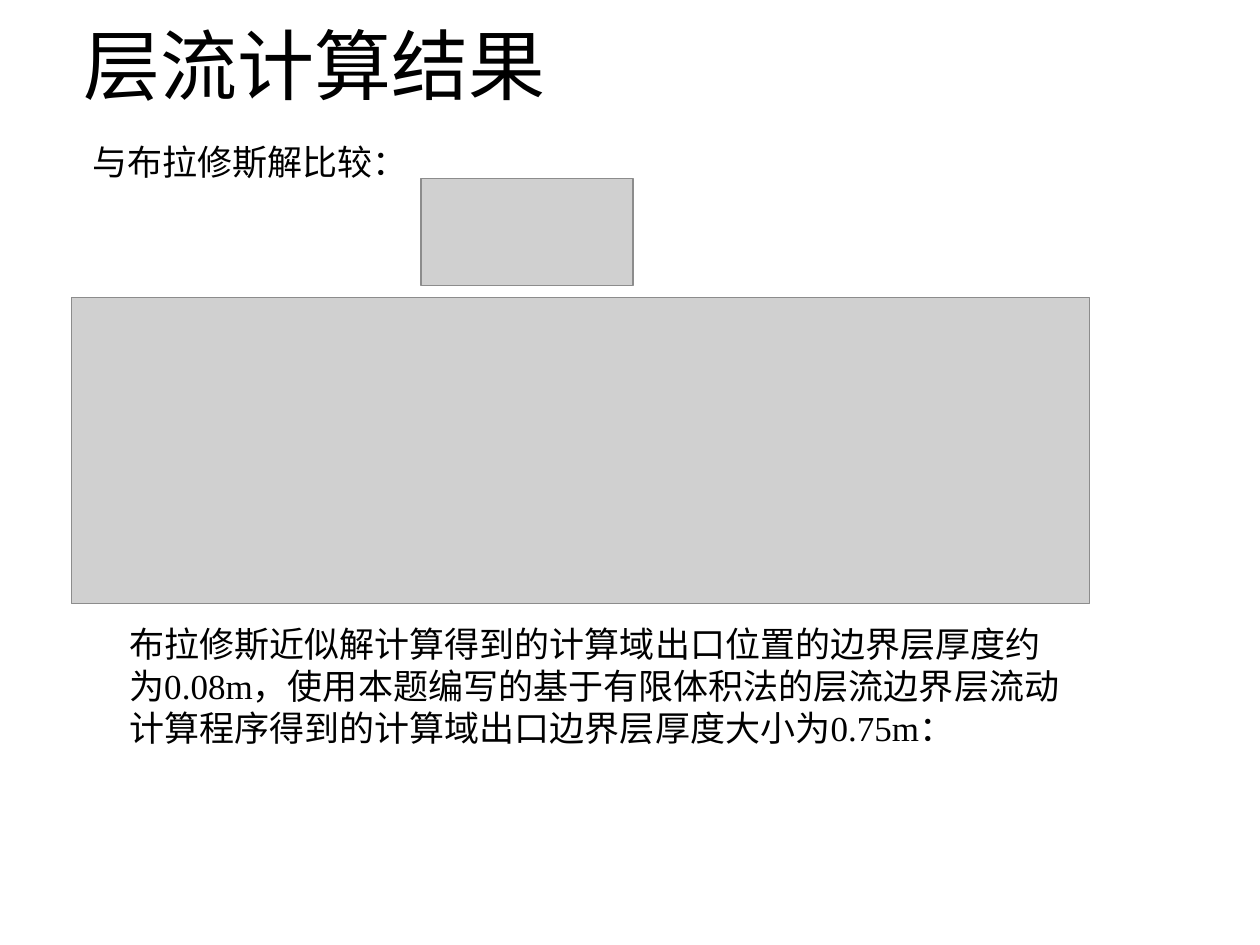
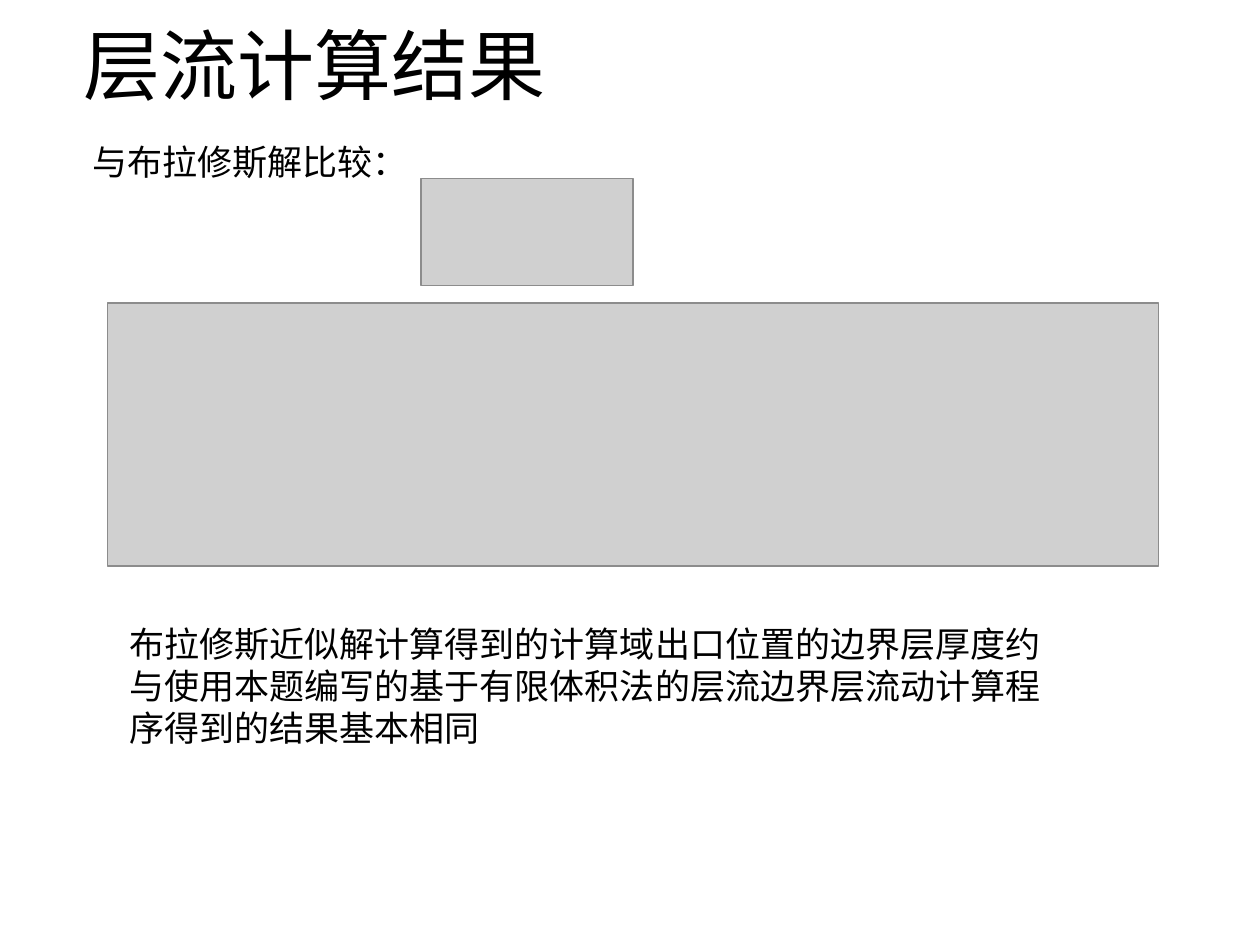
Before and after one commit to hohiroki/homework, a slide deck: slide 13 of NO1/NO1.pptx. Drawn at 1260x945 pixels with LibreOffice and Linux fonts; fonts in the diff are those of the drawing; grey boxes stand for pictures. Boxes give left, top, right and bottom in pixels: in the first picture for what was removed or moved away, otherwise in the second. Text is boxed around its words. In the diff, an @@ line names an element or a change of style, - is before the commit and + after.

```diff
--- a/NO1/NO1.pptx
+++ b/NO1/NO1.pptx
@@ picture: place and size @@
-picture at bbox=[71, 297, 1089, 604]
+picture at bbox=[108, 304, 1159, 567]
@@ text at bbox=[129, 627, 1040, 744]: text changed @@
-布拉修斯近似解计算得到的计算域出口位置的边界层厚度约为0.08m，使用本题编写的基于有限体积法的层流边界层流动计算程序得到的计算域出口边界层厚度大小为0.75m：
+布拉修斯近似解计算得到的计算域出口位置的边界层厚度约与使用本题编写的基于有限体积法的层流边界层流动计算程序得到的结果基本相同
```
Also in this commit, not shown: 6 other slides changed, 15 other files.
